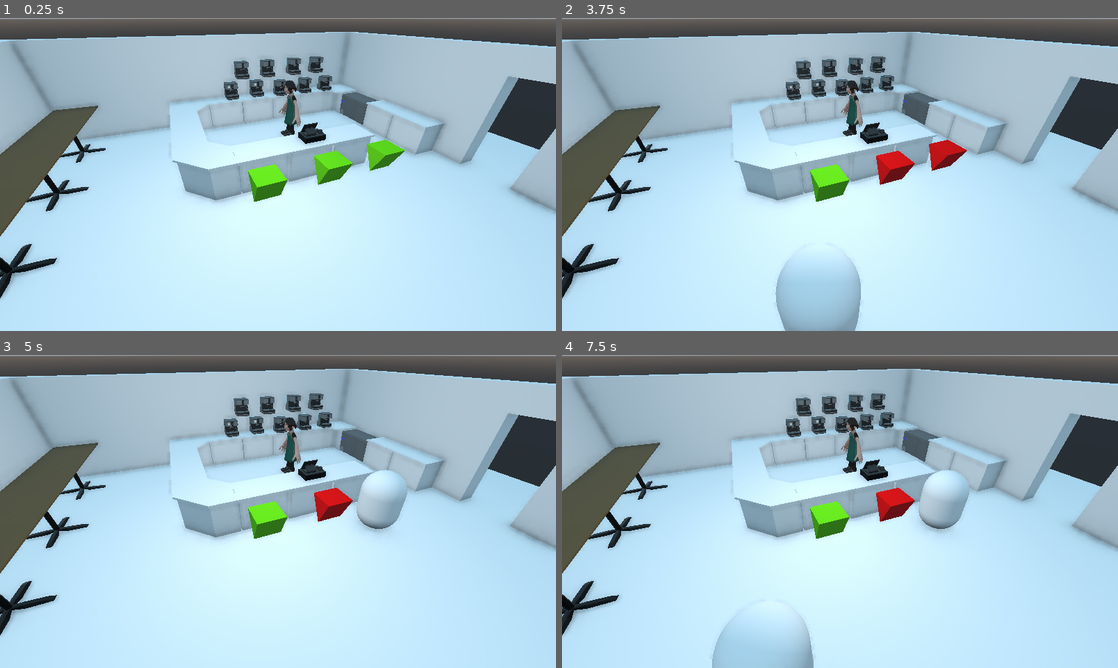
Above: before the commit, frames 1-4 (two rows, left to right).
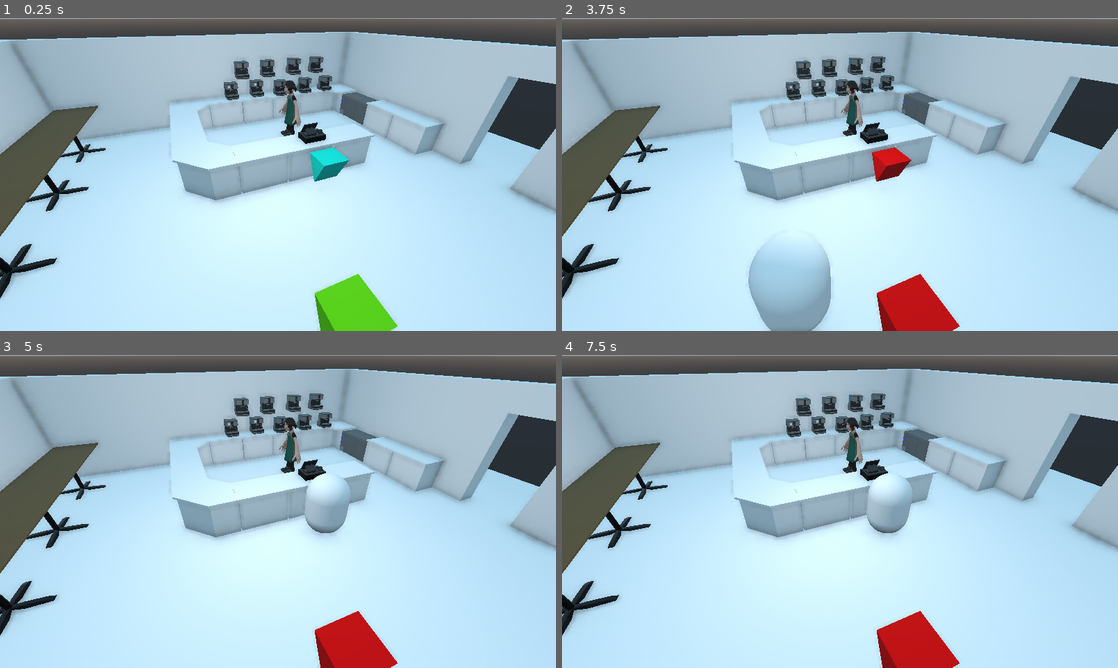
Above: after the commit, the same moments.

Repository: outfrost/ld49
Game: Godot game, scene res://level/CafeNavmesh.tscn
The game is run twice, just before and just after one commit, with the same random seed, the same clock (stepped at 60 frames per second) and the same inputs. This scene is started directly instead of the project's main scene.
Inputs (mouse positions are in pixels of both pictures, inside the frame that each line leads up to):
- Up to frame 1 (0.25 s): no input
- Up to frame 2 (3.75 s): tap Enter at 0.5, 2.75 s; move the mouse to (962, 158) at 0.52 s; tap Mouse wheel up (zoom_in) at 0.6, 2.1, 3.6 s; click (962, 158) at 0.67 s; move the mouse to (728, 190) at 1.27 s; tap Mouse wheel down (zoom_out) at 1.35, 2.85 s; click (728, 190) at 1.42 s; tap Space at 2, 3.5 s; move the mouse to (895, 105) at 2.02 s; click (895, 105) at 2.17 s; move the mouse to (812, 237) at 2.77 s; click (812, 237) at 2.92 s; move the mouse to (1006, 221) at 3.52 s; click (1006, 221) at 3.67 s
- Up to frame 3 (5 s): move the mouse to (111, 464) at 4.27 s; tap Mouse wheel down (zoom_out) at 4.35 s; click (111, 464) at 4.42 s
- Up to frame 4 (7.5 s): tap Enter at 5 s; move the mouse to (867, 511) at 5.02 s; tap Mouse wheel up (zoom_in) at 5.1, 6.6 s; click (867, 511) at 5.17 s; tap Space at 5.75 s; move the mouse to (756, 433) at 5.77 s; tap Mouse wheel down (zoom_out) at 5.85, 7.35 s; click (756, 433) at 5.92 s; move the mouse to (962, 495) at 6.52 s; click (962, 495) at 6.67 s; move the mouse to (728, 527) at 7.27 s; click (728, 527) at 7.42 s

The runs differ from the first frame. In frame 1, 3.5% of the frame differs, in the area x 44-73%, y 38-100%; in frame 2, 6.6%; in frame 3, 4.9%; in frame 4, 6.8%, in the area x 27-74%, y 36-100%.
Error in both runs: Invalid get index 'is_running' (on base: 'null instance'). (res://game/CameraPosition.gd:40)

Commit message:
Fixing and testing customer AI

Diff:
--- a/game/customer/GenericCustomer.gd
+++ b/game/customer/GenericCustomer.gd
@@ -38,12 +38,15 @@
 
 onready var customer_generated_food_order = OrderRepository.generate_order(customer_difficulty, false)
 
+var allocated_spot:Spatial = null
+
 func _get_and_allocate_spot(group_name:String)->Spatial:
 	var seats:Array = get_tree().get_nodes_in_group(group_name)
 	seats.shuffle()
 	for i in seats:
 		if not i.busy:
 			i.set_busy(true)
+			allocated_spot = i
 			return i
 			break
 	#Did not find spot
@@ -65,17 +68,19 @@
 		return true
 	return false
 
-func go_ask_for_food_spot()->void:
+func go_ask_for_food_spot()->Spatial:
 	target = _get_and_allocate_spot(spots_collection.spot_names[spots_collection.ask_food_spot])
 	move_to(target)
+	return target
 
 func go_waiting_spot()->void:
 	target = _get_and_allocate_spot(spots_collection.spot_names[spots_collection.waiting_spot])
 	move_to(target)
 
-func go_get_food_spot()->void:
+func go_get_food_spot()->Spatial:
 	target = _get_and_allocate_spot(spots_collection.spot_names[spots_collection.get_food_spot])
 	move_to(target)
+	return target
 
 func find_seat()->void:
 	target = _get_and_allocate_spot(spots_collection.spot_names[spots_collection.drinking_spot])
@@ -86,18 +91,22 @@
 #TODO: the barista can call the customer to deliver bewerage
 
 func leave_and_go_away()->void:
-	if target.has_method("leave"):
-		target.leave() #current allocated seat
+	if allocated_spot != null:
+		if allocated_spot.has_method("leave"):
+			target.leave() #current allocated seat
+
 	var exit_spots:Array = get_tree().get_nodes_in_group(spots_collection.spot_names[spots_collection.exit_spot])
 	var chosen_exit:Spatial = exit_spots[randi() % exit_spots.size()]
 	target = chosen_exit
+	allocated_spot = chosen_exit
+	move_to(target)
 
 # Called when the node enters the scene tree for the first time.
 func _ready():
 	if lock_z_axis:
 		locked_height = global_transform.origin.y
 	max_waiting_timer.wait_time = max_waiting_timer.wait_time/customer_difficulty
-	find_seat()
+	max_waiting_timer.start()
 
 func _physics_process(delta):
 	if path_node < path.size(): #Must move to reach destination
@@ -116,7 +125,8 @@
 		match current_state:
 			states.idle:
 				if not customer_generated_food_order.empty() and not barista_took_order:
-					if go_ask_for_food_spot() == null:
+					var ask_food_spot = go_ask_for_food_spot()
+					if ask_food_spot == null:
 						#wait on a table, if none available, will wait until finds one
 						go_waiting_spot()
 
@@ -132,11 +142,13 @@
 				if target.is_in_group("exit_spot"):
 					call_deferred("queue_free")
 			states.waiting_to_order:
-				#Barista interaction should change state to waiting_for_order, or the timeout will and the customer will get very angry and go away
-				max_waiting_timer.start()
+				if max_waiting_timer.is_stopped():
+					#Barista interaction should change state to waiting_for_order, or the timeout will and the customer will get very angry and go away
+					max_waiting_timer.start()
 			states.waiting_for_order:
-				#Restart timer
-				max_waiting_timer.start()
+				if max_waiting_timer.is_stopped():
+					#Restart timer
+					max_waiting_timer.start()
 				if barista_took_order and target.is_in_group(spots_collection.spot_names[spots_collection.ask_food_spot]): #Barista has picked the customer order and he is on the asking spot
 					#Move to some table
 					var waiting_spot = _get_and_allocate_spot(spots_collection.spot_names[spots_collection.waiting_spot])
@@ -167,5 +179,9 @@
 		states.drinking:
 			needs_fullfilled()
 			leave_and_go_away()
+		states.idle:
+			leave_and_go_away()
+		states.walking:
+			leave_and_go_away()
 		_:
 			printerr("Customer tolerance time expired while he was in a unexpected state", current_state, get_stack())
--- a/game/customer/GenericCustomer.tscn
+++ b/game/customer/GenericCustomer.tscn
@@ -28,7 +28,7 @@
 disabled = true
 
 [node name="MaxWaitingTime" type="Timer" parent="."]
-wait_time = 10.0
+wait_time = 20.0
 one_shot = true
 
 [connection signal="timeout" from="MaxWaitingTime" to="." method="_on_MaxWaitingTime_timeout"]
--- a/game/customer/spawner/CustomerSpawner.gd
+++ b/game/customer/spawner/CustomerSpawner.gd
@@ -22,7 +22,7 @@
 var game_is_running = true #Otherwise shut down the spawning, can be replaced for a more direct access
 
 func spawn_customer():
-	if not spawning_spots.empty():
+	if not spawning_spots.empty() and has_free_seats():
 		var spot = spawning_spots[randi() % spawning_spots.size()] #chooses random spawn spot based on the array
 		var customer_packed:PackedScene = customer_scenes[randi() % customer_scenes.size()]
 		var customer = customer_packed.instance()
@@ -31,7 +31,7 @@
 		if randomize_time:
 			spawn_timer.wait_time = randi() % random_seconds
 	else:
-		printerr("No spawning spots found!", get_stack())
+		pass
 
 func _on_SpawnTimer_timeout()->void:
 	if has_free_seats():
--- /dev/null
+++ b/game/customer/spots/AskFoodSpot.tscn
@@ -0,0 +1,18 @@
+[gd_scene load_steps=4 format=2]
+
+[ext_resource path="res://game/customer/spots/DrinkingSpot.gd" type="Script" id=1]
+
+[sub_resource type="PrismMesh" id=1]
+
+[sub_resource type="SpatialMaterial" id=2]
+albedo_color = Color( 0.054902, 0.909804, 0.815686, 1 )
+
+[node name="AskFoodSpot" type="Spatial" groups=[
+"ask_food_spot",
+]]
+script = ExtResource( 1 )
+
+[node name="MeshInstance" type="MeshInstance" parent="."]
+transform = Transform( -1, 8.74228e-08, 0, -8.74228e-08, -1, 0, 0, 0, 1, 0, 0, 0 )
+mesh = SubResource( 1 )
+material/0 = SubResource( 2 )
--- a/level/CafeNavmesh.tscn
+++ b/level/CafeNavmesh.tscn
@@ -6,6 +6,7 @@
 [ext_resource path="res://game/customer/spawner/CustomerSpawner.tscn" type="PackedScene" id=4]
 [ext_resource path="res://game/customer/GenericCustomer.tscn" type="PackedScene" id=5]
 [ext_resource path="res://game/customer/spots/ExitSpot.tscn" type="PackedScene" id=6]
+[ext_resource path="res://game/customer/spots/AskFoodSpot.tscn" type="PackedScene" id=7]
 
 [sub_resource type="NavigationMesh" id=1]
 vertices = PoolVector3Array( -0.302999, 0.60385, -6.4231, -0.00299931, 0.60385, -3.7231, 4.197, 0.60385, -3.7231, 4.497 …(4062 unchanged characters)…
@@ -21,23 +22,12 @@
 
 [node name="Cafe" instance=ExtResource( 1 )]
 
-[node name="Camera" parent="." index="0"]
-transform = Transform( 0.938264, -0.1928, 0.287209, 0, 0.830275, 0.557354, -0.345921, -0.522945, 0.779017, 5.01187, 21.9937, 43.4813 )
-current = false
-far = 100.0
-
 [node name="Navigation" type="Navigation" parent="." index="16"]
 
-[node name="drinking_spot" parent="Navigation" index="0" instance=ExtResource( 3 )]
-transform = Transform( 0.29619, 0, 0, 0, 0.29619, 0, 0, 0, 0.29619, 0.373641, 0.735948, 0.38408 )
+[node name="DrinkingSpot" parent="Navigation" index="0" instance=ExtResource( 3 )]
+transform = Transform( 0.29619, 0, 0, 0, 0.29619, 0, 0, 0, 0.29619, 2.98147, 0.735948, 0.38408 )
 
-[node name="drinking_spot2" parent="Navigation" index="1" instance=ExtResource( 3 )]
-transform = Transform( 0.29619, 0, 0, 0, 0.29619, 0, 0, 0, 0.29619, 0.373641, 0.735948, -1.1137 )
-
-[node name="drinking_spot3" parent="Navigation" index="2" instance=ExtResource( 3 )]
-transform = Transform( 0.29619, 0, 0, 0, 0.29619, 0, 0, 0, 0.29619, 0.373641, 0.735948, -2.56985 )
-
-[node name="NavigationMeshInstance" type="NavigationMeshInstance" parent="Navigation" index="3"]
+[node name="NavigationMeshInstance" type="NavigationMeshInstance" parent="Navigation" index="1"]
 visible = false
 navmesh = SubResource( 1 )
 
@@ -80,17 +70,20 @@
 mesh = SubResource( 4 )
 material/0 = null
 
-[node name="CustomerSpawner" parent="Navigation" index="4" instance=ExtResource( 4 )]
+[node name="CustomerSpawner" parent="Navigation" index="2" instance=ExtResource( 4 )]
 customer_scenes = [ ExtResource( 5 ) ]
 
-[node name="SpawnSpot" parent="Navigation" index="5" instance=ExtResource( 2 )]
+[node name="SpawnSpot" parent="Navigation" index="3" instance=ExtResource( 2 )]
 transform = Transform( 0.623337, 0, 0, 0, 1, 0, 0, 0, 0.459076, 9.79864, 1.67883, 19.1289 )
 
-[node name="SpawnSpot2" parent="Navigation" index="6" instance=ExtResource( 2 )]
+[node name="SpawnSpot2" parent="Navigation" index="4" instance=ExtResource( 2 )]
 transform = Transform( 0.623337, 0, 0, 0, 1, 0, 0, 0, 0.459076, -10.1762, 1.67883, 19.1289 )
 
-[node name="SpawnSpot3" parent="Navigation" index="7" instance=ExtResource( 2 )]
+[node name="SpawnSpot3" parent="Navigation" index="5" instance=ExtResource( 2 )]
 transform = Transform( 0.623337, 0, 0, 0, 1, 0, 0, 0, 0.459076, -6.79502, 1.67883, 36.345 )
 
-[node name="ExitSpot" parent="Navigation" index="8" instance=ExtResource( 6 )]
+[node name="ExitSpot" parent="Navigation" index="6" instance=ExtResource( 6 )]
 transform = Transform( 1, 0, 0, 0, 1, 0, 0, 0, 1, 0, 0, 34.6198 )
+
+[node name="AskFoodSpot" parent="Navigation" index="7" instance=ExtResource( 7 )]
+transform = Transform( 0.326376, 0, 0, 0, 0.326376, 0, 0, 0, 0.326376, 0, 0.549713, -1.28215 )
Not shown: 1 places in level/CafeNavmesh.tscn that only renumber resources
